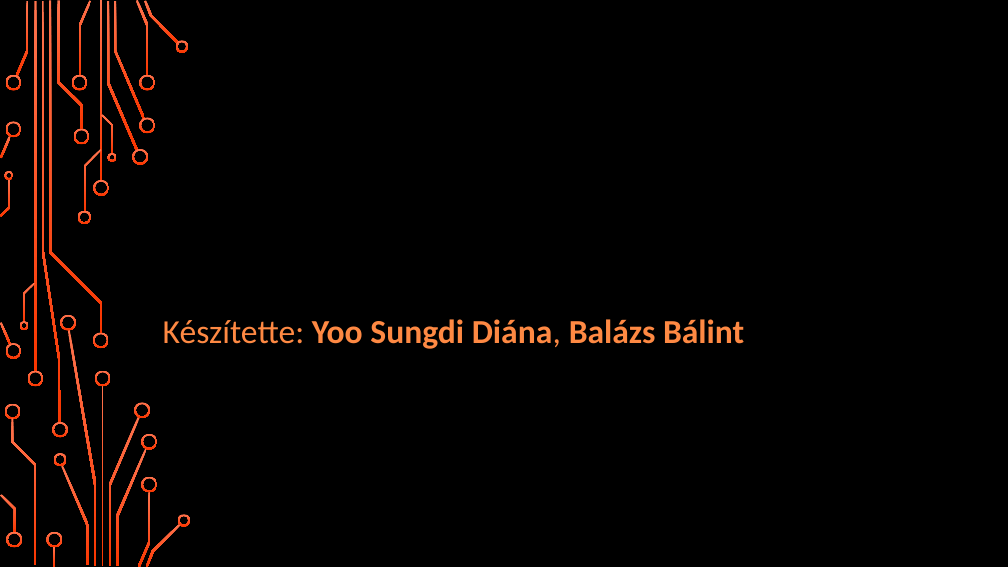
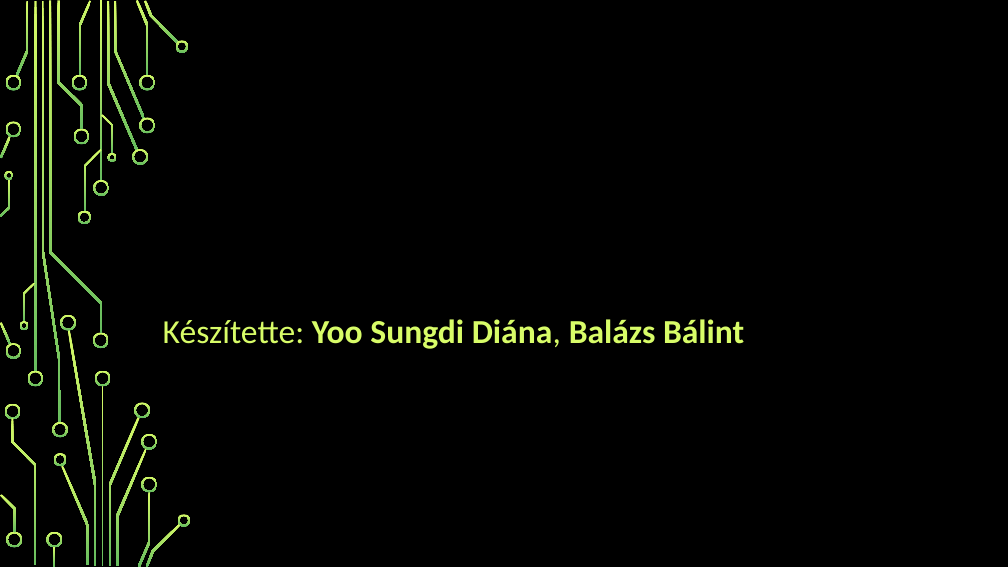
Before and after one commit to balazsbalint7/building-detection, a slide deck: slide 1 of presentation.pptx. Drawn at 1008x567 pixels with LibreOffice and Linux fonts; fonts in the diff are those of the drawing; background and template pictures are left out. Boxes give left, top, right and bottom in pixels: in the first picture for what was removed or moved away, otherwise in the second. Text is boxed around its words. In the diff, an @@ line names an element or a change of style, - is before the commit and + after.

```diff
--- a/presentation.pptx
+++ b/presentation.pptx
@@ fill gradient #FF744E to #FA3600 to gradient #D8FC68 to #66BD5F in 54 elements at (93,180,109,196), (93,333,109,349), (34,1,36,371), (27,371,43,386), (16,1,29,76), (107,2,138,150), (132,149,148,165), (114,1,145,119), (136,0,149,76), (139,117,155,133), (139,75,155,91), (144,1,179,44), (175,40,189,52), (79,1,91,76), (72,75,88,91), (73,129,89,144), (61,465,89,566), (54,453,67,466), (5,75,21,91), (0,322,11,344), (5,343,21,359), (0,136,11,159), (5,122,21,138), (57,1,83,129), (5,404,20,420), (11,418,36,565), (46,532,62,547), (53,547,55,567), (6,532,22,547), (0,495,16,533), (84,149,101,212), (78,211,91,225), (49,1,102,333), (101,114,113,154), (107,153,116,162), (23,283,36,322), (20,321,29,330), (1,179,10,216), (5,171,14,180), (101,386,104,566), (109,417,140,566), (95,371,111,386), (68,330,97,566), (60,315,76,330), (135,402,150,418), (116,448,147,566), (138,492,150,567), (141,434,157,450), (141,476,157,492), (146,523,181,567), (178,514,191,526), (42,1,61,423), (52,422,67,437), (100,1,102,181) @@
@@ subtitle "Készítette: Yoo Sungdi Diána, Balázs ..." at (163,319,744,349): text colour #FE8943 to #D8FC68 @@
```
Also in this commit, not shown: 1 other slide changed, 5 slides added, 4 slides removed.
